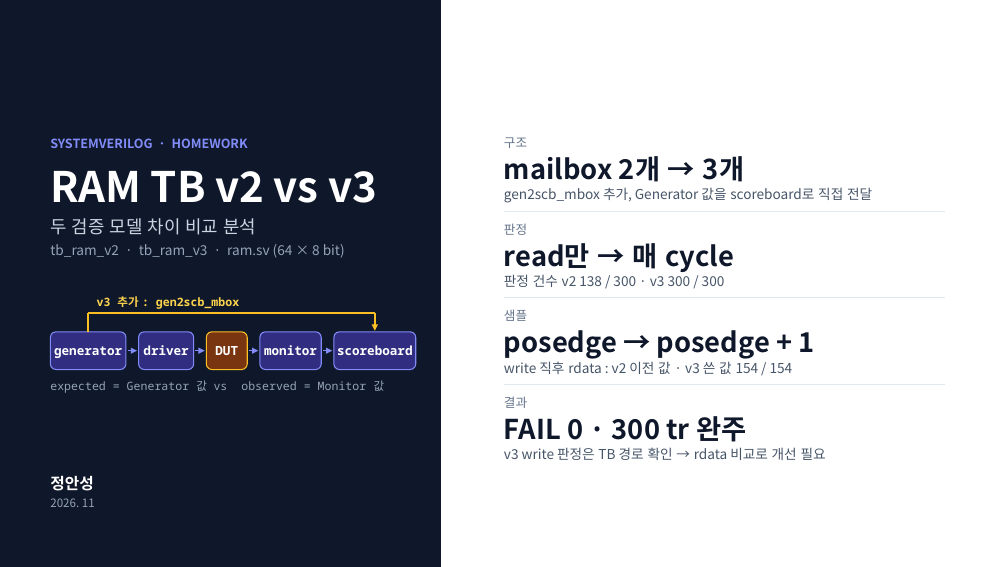
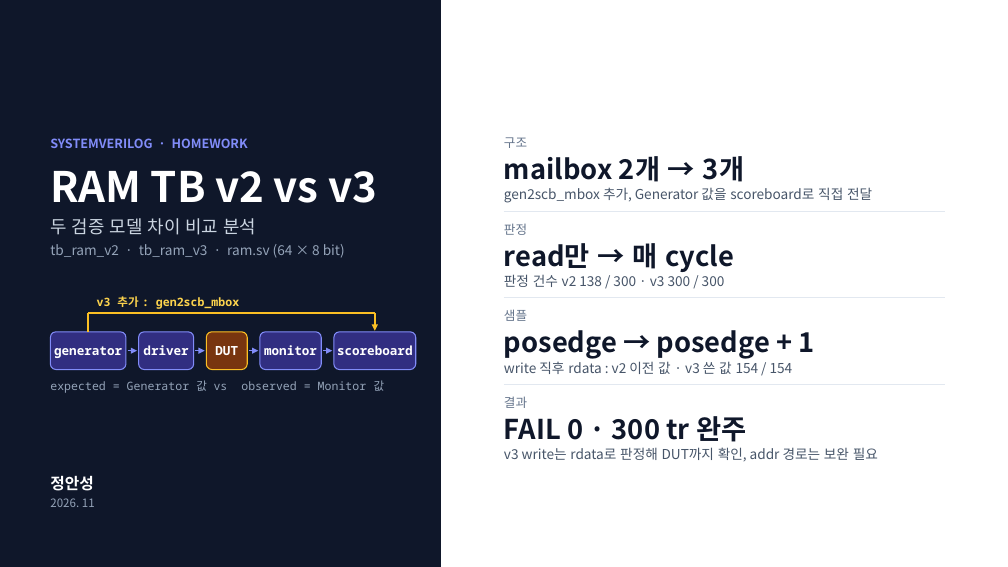
Before and after one commit to kimsacademy1234-max/System_Verilog, a slide deck: slide 1 of homework/verilog/1109_project/HW_ram_v2_v3_정안성.pptx. Drawn at 1008x567 pixels with LibreOffice and Linux fonts; fonts in the diff are those of the drawing. Boxes give left, top, right and bottom in pixels: in the first picture for what was removed or moved away, otherwise in the second. Text is boxed around its words. In the diff, an @@ line names an element or a change of style, - is before the commit and + after.

```diff
--- a/homework/verilog/1109_project/HW_ram_v2_v3_정안성.pptx
+++ b/homework/verilog/1109_project/HW_ram_v2_v3_정안성.pptx
@@ text at bbox=[504, 447, 878, 461]: text changed @@
-v3 write 판정은 TB 경로 확인 → rdata 비교로 개선 필요
+v3 write는 rdata로 판정해 DUT까지 확인, addr 경로는 보완 필요
```
Also in this commit, not shown: 10 other slides changed, 1 slide added, 3 other files.
